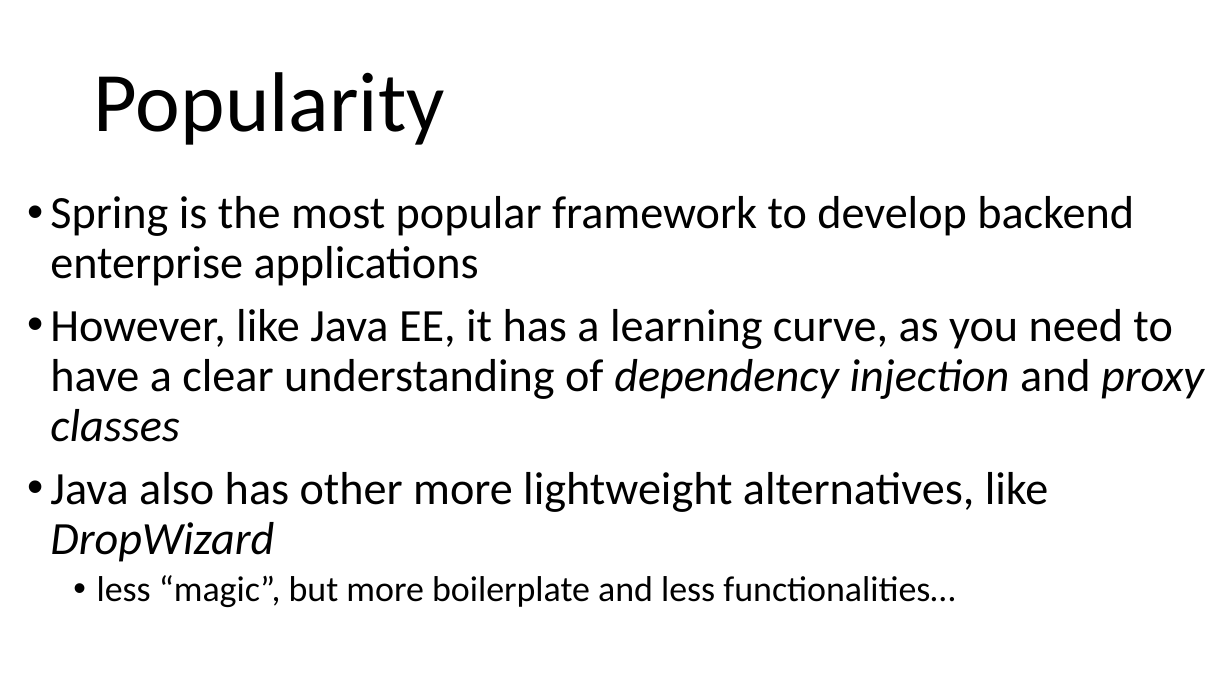
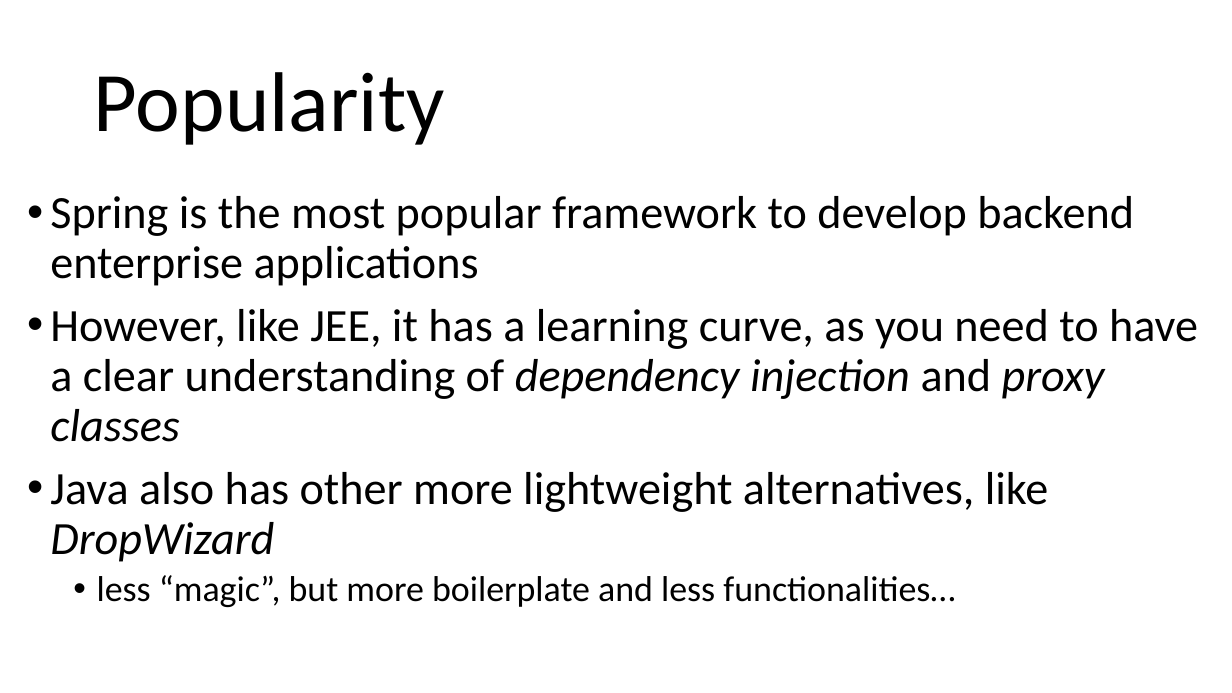
Before and after one commit to arcuri82/testing_security_development_enterprise_systems, a slide deck: slide 6 of doc/intro/slides/lesson_08_spring.pptx. Drawn at 1232x693 pixels with LibreOffice and Linux fonts; fonts in the diff are those of the drawing. Boxes give left, top, right and bottom in pixels: in the first picture for what was removed or moved away, otherwise in the second. Text is boxed around its words. In the diff, an @@ line names an element or a change of style, - is before the commit and + after.

```diff
--- a/doc/intro/slides/lesson_08_spring.pptx
+++ b/doc/intro/slides/lesson_08_spring.pptx
@@ text at (50, 309, 1198, 442): text changed @@
-• However, like Java EE, it has a learning curve, as you need to have a clear understanding of dependency injection and proxy classes
+• However, like JEE, it has a learning curve, as you need to have a clear understanding of dependency injection and proxy classes
```
Also in this commit, not shown: 9 other slides changed, 1 other file.
